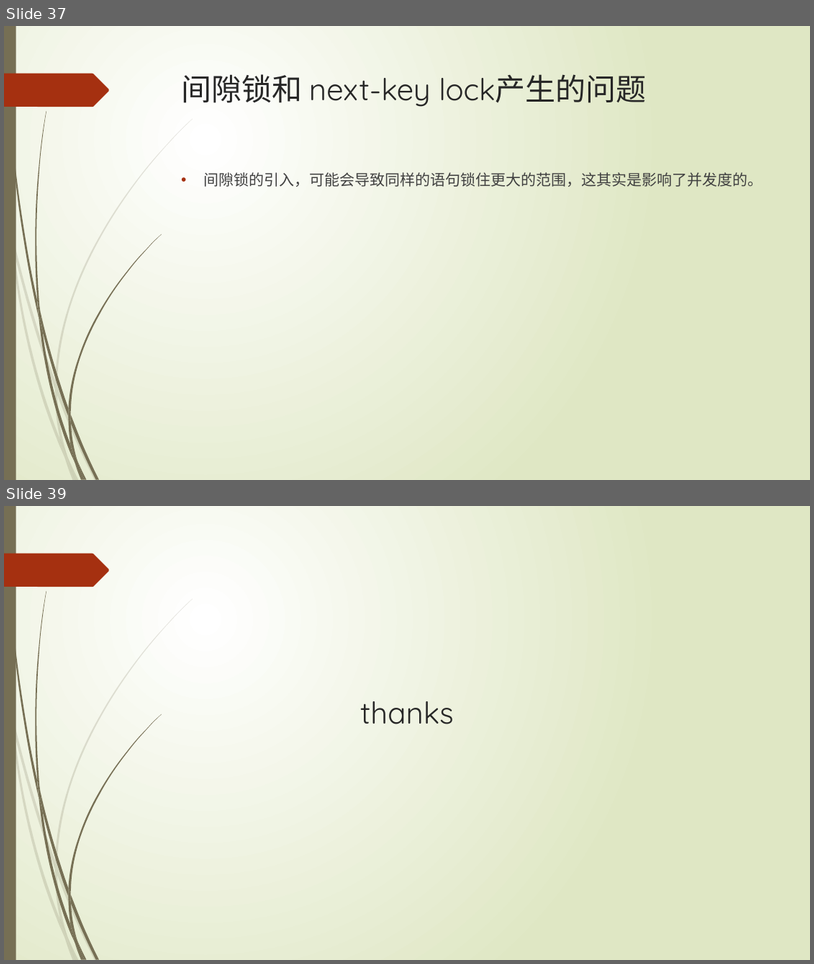
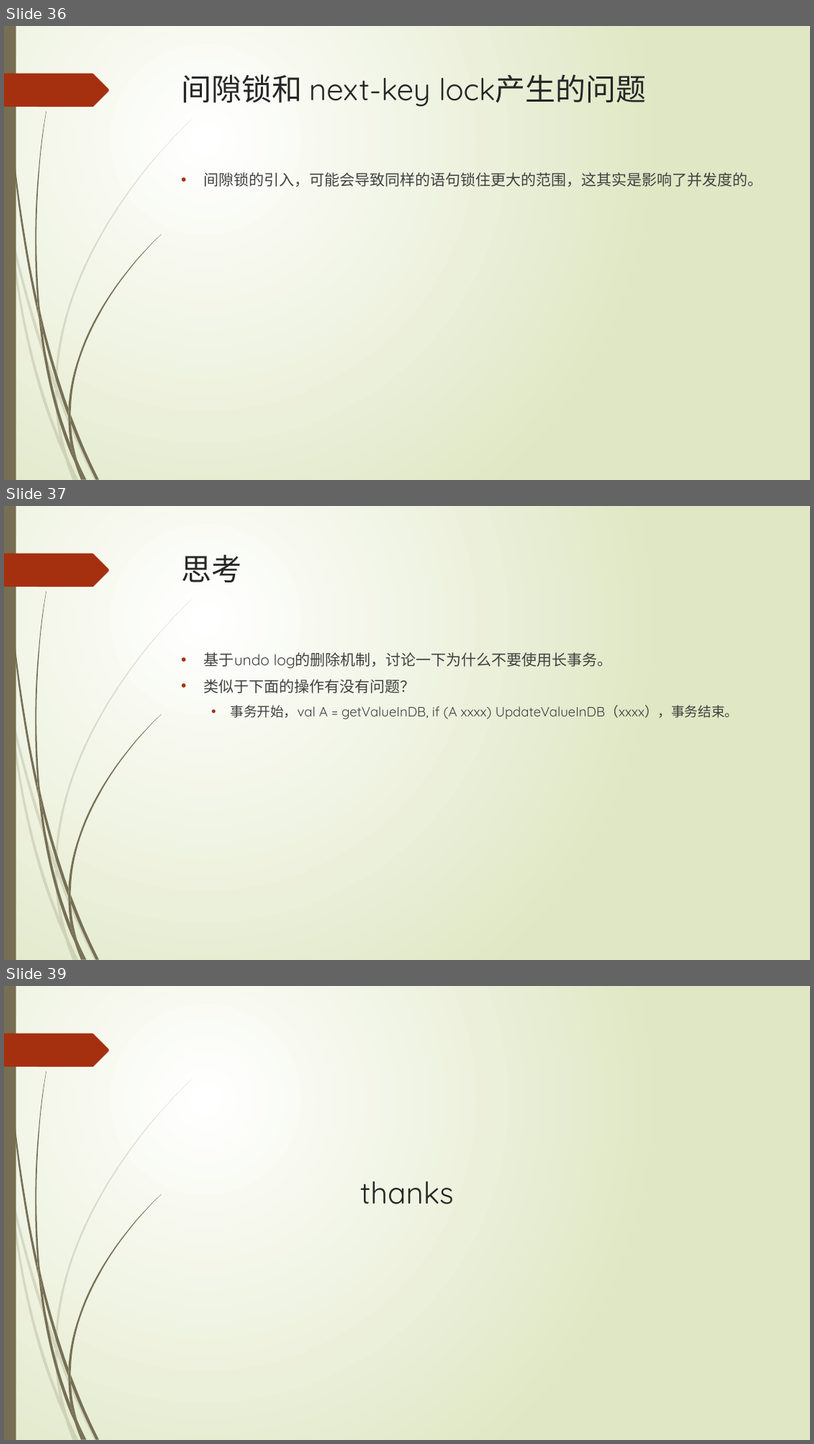
Before and after one commit to TopSpoofer/learning, a slide deck: mysql/mysql的事务实现.pptx. Shown one above the other, each under a label of ours: slides 37 and 39 before the commit, slides 36, 37 and 39 after it; the slides between them are not shown. The pictures are 814x964 and 814x1444 pixels, drawn with LibreOffice and Linux fonts; fonts in the diff are those of the drawing. Boxes give left, top, right and bottom in pixels: in the first picture for what was removed or moved away, otherwise in the second. Text is boxed around its words. In the diff, an @@ line names an element or a change of style, - is before the commit and + after.

Commit message:
完善mysql 事务ppt

```diff
--- a/mysql/mysql的事务实现.pptx
+++ b/mysql/mysql的事务实现.pptx
@@ slide 37 added at [4, 506, 810, 960], background gradient #FFFFFF to #DFE8C4; not listed: 24 template elements that a slide beside it also shows @@
@@ title added at [182, 554, 242, 582], 36 pt, text #262626 @@
+思考
@@ text added at [204, 652, 739, 719], 16 pt, text #404040 @@
+• 基于undo log的删除机制，讨论一下为什么不要使用长事务。
+• 类似于下面的操作有没有问题？
+  • 事务开始，val A = getValueInDB, if (A xxxx) UpdateValueInDB（xxxx），事务结束。
@@ what was slide 37 is now slide 36 @@
```
Also in this commit, not shown: 6 slides changed, 1 slide removed.
